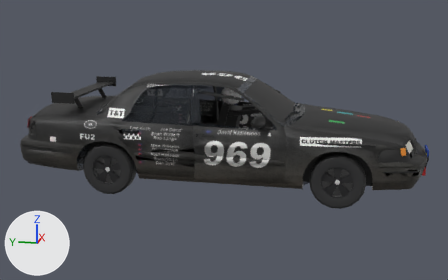
One commit to the glTF model public/cars/field/models/969.glb: the scene before it, then after it.
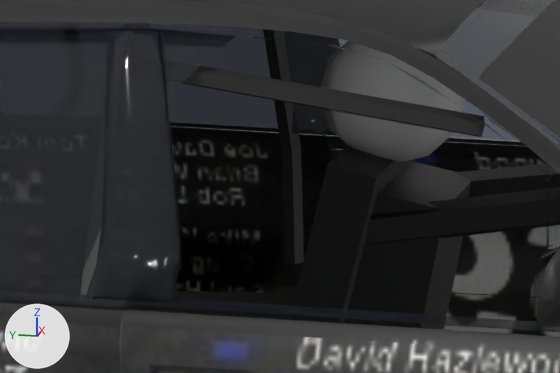
Each version appears first whole from a 50 mm camera at (-8.16, -1.52, 2.61) aimed at (-0.04, 0.1, 0.58), and next in a close-up on the part from 39% to 57% of the width and 29% to 48% of the height. Every picture has the same lights, and +X, +Y and +Z are marked at lower left. The last two pictures show the newer version. Vertices at exactly the same position are counted once.

Objects in the first close-up: 'body'.
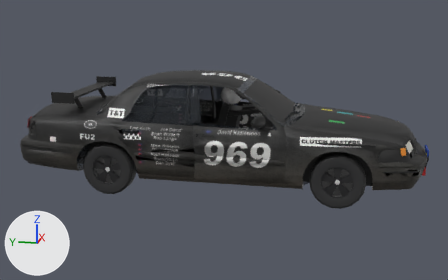
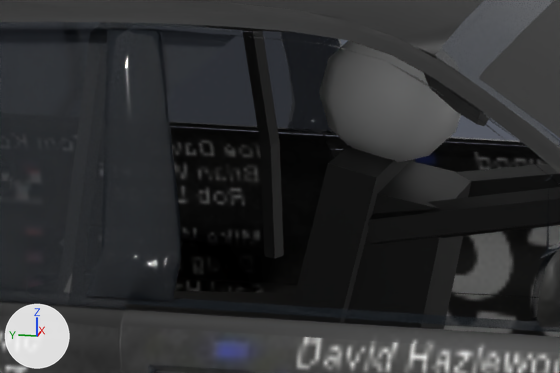
Where the change shows, as pixel boxes [x1, y1, x2, y2] in the close-ups (560 x 373 px):
part 1 of me_body_mesh, added: after [59, 30, 284, 307]
part 2 of me_body_mesh, added: after [108, 22, 490, 126]
part 3 of me_body_mesh, cut back: before [79, 2, 485, 308]; after [108, 29, 157, 60]

Edits to the bpy script that builds the scene:
```text
Change me_body_mesh:
    used by ob_body; location = (0.0, 0.0, 0.0)
    remove me_body_mesh.from_pydata(...)  # 5996 vertices, 8360 faces; spans x -1.09..1.09, y -2.58..2.83, z 0.2..1.49
    add me_body_mesh.from_pydata(...)  # 6006 vertices, 8380 faces; spans x -1.09..1.09, y -2.58..2.83, z 0.2..1.49
    me_body_mesh part 1: a new loose piece of 35 vertices spanning x -0.91..0.91, y 0.42..0.46, z 0.68..1.44, in mat_car969_livery (picture img_livery)
    me_body_mesh part 2: a new loose piece of 30 vertices spanning x -0.66..-0.39, y -0.28..0.45, z 1.26..1.44, in mat_car969_livery (picture img_livery)
    me_body_mesh part 3
    85 vertices are removed from x -0.91..0.91, y -0.28..0.42, z 0.67..1.44
    175 faces are deleted
    17 new faces join them, mat_car969_glass (black #1c2228)
    other edits to the shape of me_body_mesh do not show in these pictures
```
